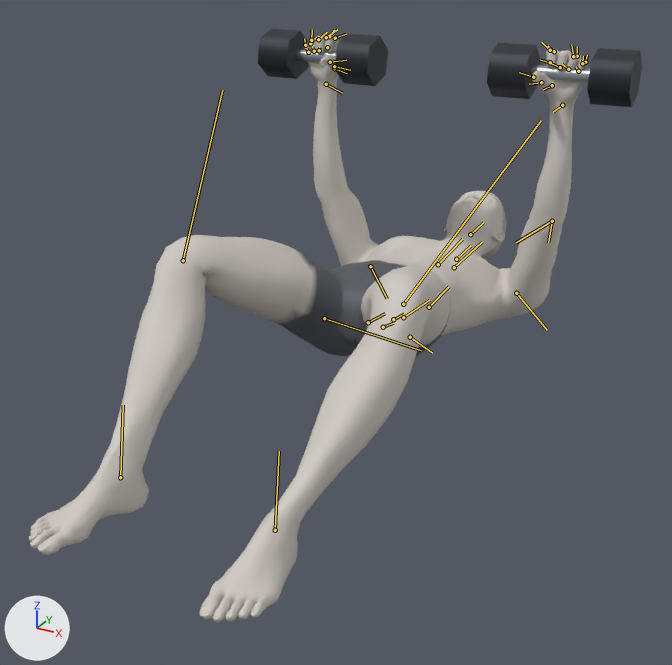
The glTF model exports/dumbbell-floor-press.glb, before and after one commit.
Rendered twice from a 50 mm camera at (0.905, -1.793, 1.029) aimed at (-0.009, -0.131, 0.198). Lighting does not change. The marker at lower left points along +X, +Y and +Z. The older version comes first. Both versions are drawn at frame 29 of the action 'dumbbell-floor-press'; the numbers are the values there. The bones that change, and the others that lie on the model, are drawn over the model as lines.
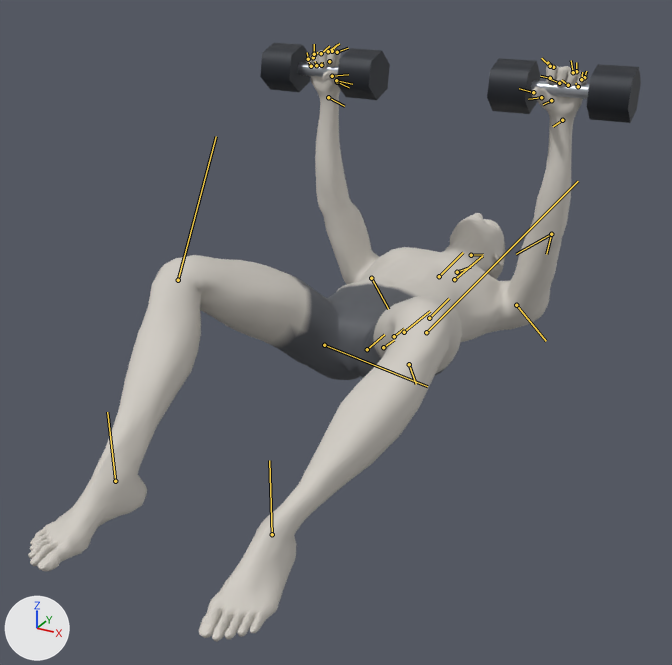
ob_dbl_right is not drawn itself; it is the parent of ob_mesh_1, ob_mesh_2, ob_mesh_3.
ob_dbr_right is not drawn itself; it is the parent of ob_mesh_4, ob_mesh_5, ob_mesh_6.

Location of each change, [x1, y1, x2, y2] in pixels of the pictures (672 x 665 px):
'Mesh_0', posed: before [29, 35, 588, 623]; after [28, 49, 587, 642]
'Mesh_3', posed: before [587, 48, 642, 107]; after [587, 64, 641, 123]
'Mesh_2', posed: before [487, 43, 541, 99]; after [487, 58, 541, 114]
'Mesh_5', posed: before [335, 34, 388, 86]; after [337, 48, 390, 100]
'Mesh_6', posed: before [258, 29, 308, 79]; after [260, 43, 311, 92]
'Mesh_1', posed: before [531, 65, 590, 83]; after [531, 81, 589, 99]
'Mesh_4', posed (7% taller): before [295, 49, 336, 63]; after [298, 62, 338, 77]
bone 'pelvis', root to tip: before (368, 322) to (385, 313); after (367, 349) to (384, 334)
bone 'spine_02', root to tip: before (393, 319) to (404, 314); after (394, 336) to (404, 328)
bone 'spine_03', root to tip: before (403, 317) to (429, 300); after (404, 332) to (430, 311)
bone 'spine_04', root to tip: before (429, 307) to (449, 286); after (429, 318) to (449, 298)
bone 'upperarm_l', root to tip: before (516, 293) to (547, 330); after (516, 305) to (546, 341)
bone 'upperarm_r', root to tip: before (370, 266) to (387, 298); after (371, 278) to (388, 309)
bone 'neck_01', root to tip: before (456, 259) to (471, 245); after (457, 272) to (470, 267)
bone 'head', root to tip: before (470, 234) to (483, 222); after (471, 255) to (483, 254)
bone 'thigh_l', root to tip: before (410, 337) to (432, 353); after (409, 364) to (416, 384)
bone 'calf_l', root to tip: before (403, 304) to (541, 120); after (426, 332) to (578, 181)
bone 'foot_l', root to tip: before (275, 530) to (279, 451); after (272, 534) to (269, 460)
bone 'thigh_r', root to tip: before (324, 318) to (421, 350); after (324, 345) to (427, 386)
bone 'calf_r', root to tip: before (183, 260) to (222, 90); after (178, 280) to (216, 136)
bone 'foot_r', root to tip: before (120, 477) to (123, 405); after (115, 481) to (107, 412)

The edits, one by one:
Bone 'pelvis' (bone_pelvis) moves from (-0.011, -0.806, 0.0) to (-0.01, -0.874, 0.0).
Bone 'pelvis' (bone_pelvis) turns from (0, 0, 96) to (0, 0, 88) degrees about its own x, y and z.
Bone 'spine_02' (bone_spine_02) turns from (0, 0, -4) to (0, 0, -1) degrees about its own x, y and z.
Bone 'spine_03' (bone_spine_03) turns from (0, 0, -4) to (0, 0, -1) degrees about its own x, y and z.
Bone 'spine_04' (bone_spine_04) turns from (0, 0, -8) to (0, 0, -4) degrees about its own x, y and z.
Bone 'upperarm_l' (bone_upperarm_l) turns from (-17, -48, 59) to (-17, -50, 57) degrees about its own x, y and z.
Bone 'upperarm_r' (bone_upperarm_r) turns from (17, 48, 59) to (17, 50, 57) degrees about its own x, y and z.
Bone 'neck_01' (bone_neck_01) turns from (0, 0, 1) to (0, 0, 14) degrees about its own x, y and z.
Bone 'head' (bone_head) turns from (0, 0, 1) to (0, 0, 6) degrees about its own x, y and z.
Bone 'thigh_l' (bone_thigh_l) turns from (13, 12, 26) to (19, 21, 42) degrees about its own x, y and z.
Bone 'calf_l' (bone_calf_l) turns from (-8, 5, -75) to (-6, 5, -74) degrees about its own x, y and z.
Bone 'foot_l' (bone_foot_l) turns from (26, -1, -36) to (35, 6, -51) degrees about its own x, y and z.
Bone 'thigh_r' (bone_thigh_r) turns from (-13, -12, 26) to (-19, -21, 42) degrees about its own x, y and z.
Bone 'calf_r' (bone_calf_r) turns from (8, -5, -75) to (6, -5, -74) degrees about its own x, y and z.
Bone 'foot_r' (bone_foot_r) turns from (-26, 1, -36) to (-35, -6, -51) degrees about its own x, y and z.
